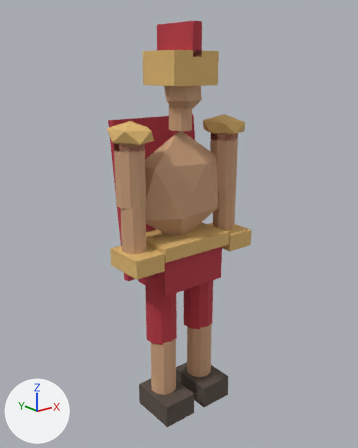
The glTF model assets/generated/models/fighter_theron.glb, before and after one commit.
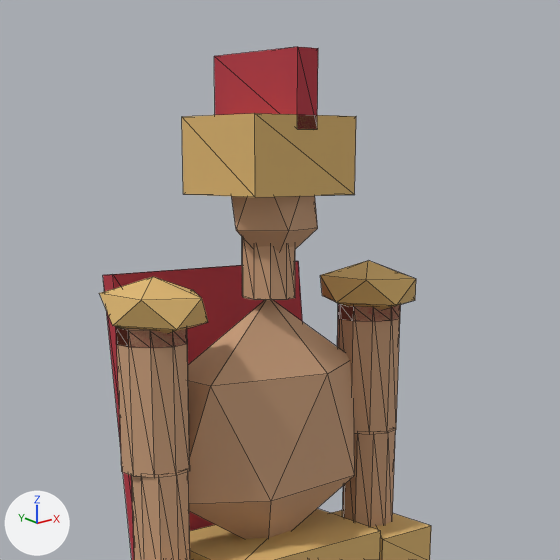
Each version is shown whole from a camera (50 mm lens) standing at (-1.65, -2.05, 1.97) and looking at (0.02, 0.04, 1.13), then close up on the part from 18% to 86% of the width and 0% to 55% of the height. Every picture has the same lights, and +X, +Y and +Z are marked at lower left. The last two pictures show the newer version. The close-ups show mesh edges as thin lines. Where no turn or scale is listed for an object, it has been applied to the vertices. Vertices at exactly the same position are counted once.

The first close-up shows 'ARM_LOWER_L', 'ARM_LOWER_R', 'ARM_UPPER_L', 'ARM_UPPER_R', 'BELT', 'CAPE', 'CREST', 'HEAD', 'HELM', 'NECK', 'PAULDRON', 'PAULDRON.001', 'TORSO' and 3 more.
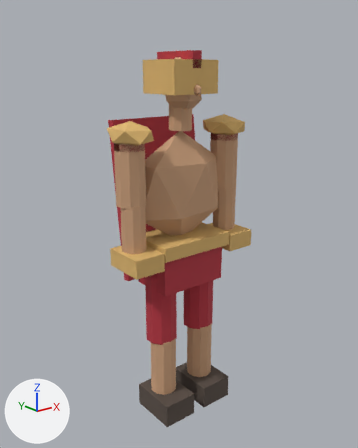
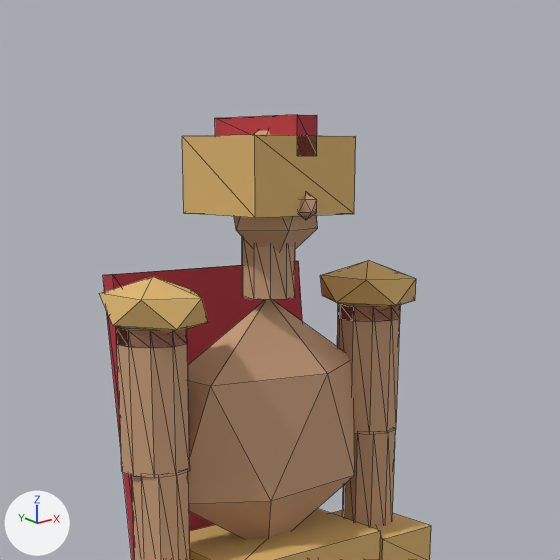
Where the newer file only moved an object's origin or applied its transform, the numbers keep the older frame.

Boxes [x1, y1, x2, y2] around the edits, measured in the close-ups (560 x 560 px; the box of a moved part takes in the faces that stretch with it):
'HELM', recoloured, moved
    before: [182, 113, 356, 197]
    after: [182, 135, 356, 218]
'CREST', recoloured, moved, rescaled (49% shorter)
    before: [214, 47, 318, 129]
    after: [215, 115, 317, 156]
'NOSE', added
    after: [299, 192, 317, 220]
part 1 of me_cube_007, moved or reshaped
    before: [214, 47, 318, 129]
    after: [215, 115, 317, 156]
part 4 of me_cube_006, moved or reshaped
    before: [182, 113, 356, 197]
    after: [182, 135, 356, 218]

The change, as a list of edits to the scene's bpy script:
```text
Add mat_gen_skin:
    mat_gen_skin = bpy.data.materials.new('GEN_skin')
    mat_gen_skin.use_nodes = True; mat_gen_skin.node_tree.nodes.clear()
    _N = mat_gen_skin.node_tree.nodes; _L = mat_gen_skin.node_tree.links
    n0 = _N.new('ShaderNodeBsdfPrincipled'); n0.name = 'Principled BSDF'
    n0.inputs[2].default_value = 0.8  # 'Roughness'
    n1 = _N.new('ShaderNodeOutputMaterial'); n1.name = 'Material Output'
    n2 = _N.new('ShaderNodeVertexColor'); n2.name = 'Color Attribute'
    _L.new(n0.outputs[0], n1.inputs[0])  # 'BSDF' to 'Surface'
    _L.new(n2.outputs[0], n0.inputs[0])  # 'Color' to 'Base Color'
Add mat_gen_bronze:
    mat_gen_bronze = bpy.data.materials.new('GEN_bronze')
    mat_gen_bronze.use_nodes = True; mat_gen_bronze.node_tree.nodes.clear()
    _N = mat_gen_bronze.node_tree.nodes; _L = mat_gen_bronze.node_tree.links
    n0 = _N.new('ShaderNodeBsdfPrincipled'); n0.name = 'Principled BSDF'
    n0.inputs[2].default_value = 0.8  # 'Roughness'
    n1 = _N.new('ShaderNodeOutputMaterial'); n1.name = 'Material Output'
    n2 = _N.new('ShaderNodeVertexColor'); n2.name = 'Color Attribute'
    _L.new(n0.outputs[0], n1.inputs[0])  # 'BSDF' to 'Surface'
    _L.new(n2.outputs[0], n0.inputs[0])  # 'Color' to 'Base Color'
Add mat_gen_cloth:
    mat_gen_cloth = bpy.data.materials.new('GEN_cloth')
    mat_gen_cloth.use_nodes = True; mat_gen_cloth.node_tree.nodes.clear()
    _N = mat_gen_cloth.node_tree.nodes; _L = mat_gen_cloth.node_tree.links
    n0 = _N.new('ShaderNodeBsdfPrincipled'); n0.name = 'Principled BSDF'
    n0.inputs[2].default_value = 0.8  # 'Roughness'
    n1 = _N.new('ShaderNodeOutputMaterial'); n1.name = 'Material Output'
    n2 = _N.new('ShaderNodeVertexColor'); n2.name = 'Color Attribute'
    _L.new(n0.outputs[0], n1.inputs[0])  # 'BSDF' to 'Surface'
    _L.new(n2.outputs[0], n0.inputs[0])  # 'Color' to 'Base Color'
Change me_cube_007:
    remove me_cube_007.from_pydata(...)  # 8 vertices, 12 faces; spans x -0.027..0.027, y -0.145..0.145, z -0.08..0.08
    remove me_cube_007.materials.append(mat_cloth)  # red #b83542
    add me_cube_007.from_pydata(...)  # 8 vertices, 12 faces; spans x -0.027..0.027, y -0.145..0.145, z -0.133..-0.051
    me_cube_007 part 1: the whole mesh is scaled about its middle by (1, 1, 0.512), then moved by (0.0, 0.0, -0.092)
    me_cube_007 part 2: vertex colours changed
    add me_cube_007.materials.append(mat_gen_cloth)
Change me_icosphere_001:
    where me_icosphere_001.from_pydata(...)  # 12 vertices, 20 faces; spans x -0.103..0.103, y -0.094..0.094, z -0.164..0.164
    remove me_icosphere_001.materials.append(mat_skin)  # brown #cba07c
    me_icosphere_001 part 3: vertex colours changed
    add me_icosphere_001.materials.append(mat_gen_skin)
Change me_cube_006:
    remove me_cube_006.from_pydata(...)  # 8 vertices, 12 faces; spans x -0.14..0.14, y -0.13..0.13, z -0.082..0.082
    remove me_cube_006.materials.append(mat_bronze)  # orange #deb66f
    add me_cube_006.from_pydata(...)  # 8 vertices, 12 faces; spans x -0.14..0.14, y -0.13..0.13, z -0.123..0.041
    me_cube_006 part 4: the whole mesh is moved by (0.0, 0.0, -0.041)
    me_cube_006 part 5: vertex colours changed
    add me_cube_006.materials.append(mat_gen_bronze)
Change me_cylinder:
    where me_cylinder.from_pydata(...)  # 20 vertices, 36 faces; spans x -0.0571..0.0571, y -0.065..0.065, z -0.0718..0.0718
    remove me_cylinder.materials.append(mat_skin)  # brown #cba07c
    me_cylinder part 6: vertex colours changed
    add me_cylinder.materials.append(mat_gen_skin)
Add ob_nose:
    ob_nose = bpy.data.objects.new('NOSE', me_icosphere_002_1)  # an icosphere of 20 faces spanning x -0.0201..0.0201, y -0.1556..-0.1004, z 1.8355..1.8955
    ob_nose.location = (0.0, 0.0, 0.0)
```
